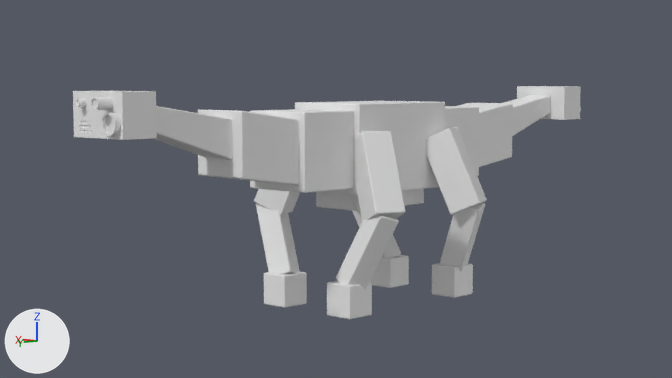
What one commit did to the Blender file Visuel.blend.
Camera for both pictures: the file's camera 'Camera'. The axes (+X, +Y, +Z) are drawn at lower left. The lights are the same throughout.
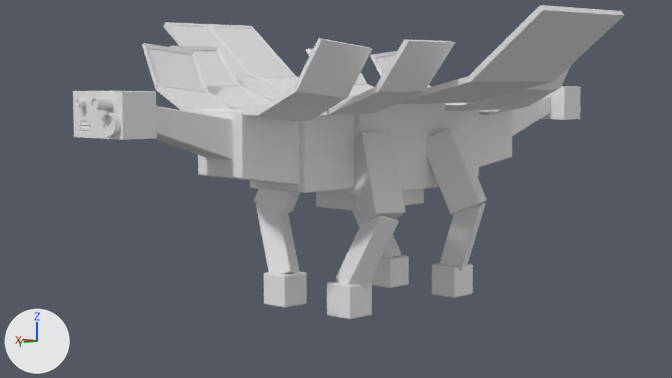
Changed parts and their boxes [x1, y1, x2, y2] in the pictures (672 x 378 px):
'Object', reshaped (21% wider, 40% taller): before [153, 95, 550, 319]; after [142, 5, 624, 319]
part 1 of me_object_mes, added: after [142, 5, 624, 121]

Patch to the scene script:
```diff
--- a/Visuel.blend.py
+++ b/Visuel.blend.py
@@ me_object_mes @@
 # used by ob_object; location = (0.0, 0.0, 0.0)
-me_object_mes.from_pydata(...)  # 172 vertices, 158 faces; spans x -0.208..0.0, y 0.0..0.675, z -0.005..0.448
+me_object_mes.from_pydata(...)  # 316 vertices, 278 faces; spans x -0.548..0.0, y 0.0..0.675, z -0.005..0.625
+# me_object_mes part 1
+# 111 vertices are added at x -0.548..0.0, y 0.0..0.445, z 0.406..0.625
+# 12 new vertices lie (0.0, 0.143, 0.0) away from vertices in x -0.548..0.0, y 0.0, z 0.437..0.625
+# 12 new vertices lie (0.0, 0.14, 0.0) away from vertices in x -0.351..0.0, y 0.148, z 0.418..0.563
+# 9 new vertices lie (0.0, 0.139, 0.015) away from vertices in x -0.263..0.0, y 0.291..0.306, z 0.406..0.55
+# 120 new faces join them
```
